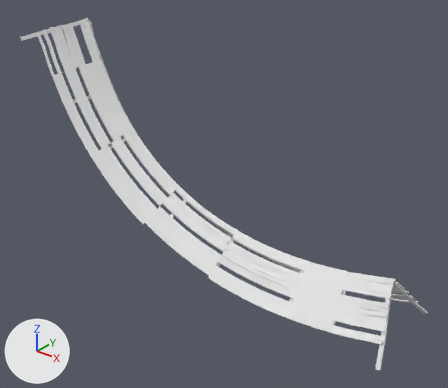
What one commit did to the FBX model csgo_addons/surf_castle/models/ramps/spawn/spawn.fbx.
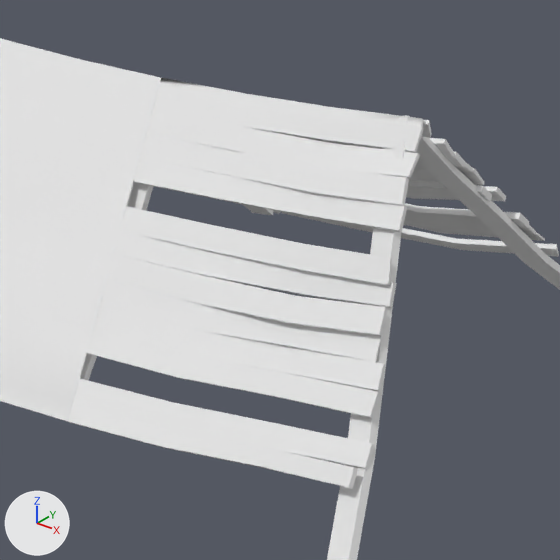
The first picture shows the older version from a 50 mm lens placed at (11.1, -29.5, 19.9), pointed at (-12.4, -0.1, 1.7). The close-ups show both versions on the part from 71% to 94% of the width and 66% to 92% of the height of that picture. The axes (+X, +Y, +Z) are drawn at lower left. The lights are the same throughout. Where no turn or scale is listed for an object, it has been applied to the vertices.

Objects in the first close-up: 'lev_ramp.023', 'spawn.004'.
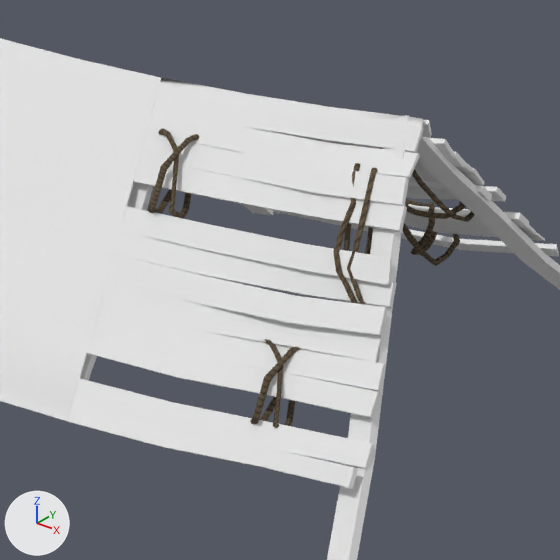
What differs and where, as boxes (x1, y1, x2, y2) in the close-ups (560 x 560 px):
'Cylinder.002', added: after (148, 128, 378, 428)
'Cylinder.003', added: after (380, 148, 475, 266)

The change, as a list of edits to the scene's bpy script:
```text
Add img_ulztacqs_2k_roughness_jpg:
    img_ulztacqs_2k_roughness_jpg = load_image('ulztacqs_2K_Roughness.jpg', '../../../materials/rope/ulztacqs_2K_Roughness.jpg', 256, 2048, 'Non-Color')
Add img_ulztacqs_2k_albedo_jpg:
    img_ulztacqs_2k_albedo_jpg = load_image('ulztacqs_2K_Albedo.jpg', '../../../materials/rope/ulztacqs_2K_Albedo.jpg', 256, 2048, 'sRGB')
Add mat_rope:
    mat_rope = bpy.data.materials.new('Rope')
    # uses the picture img_ulztacqs_2k_albedo_jpg
    # uses the picture img_ulztacqs_2k_roughness_jpg
Add me_cylinder_003:
    me_cylinder_003.from_pydata(...)  # 2399 vertices, 2394 faces; spans x -26.9..0.3, y 0.1..2.6, z -3.6..11.5
    me_cylinder_003.materials.append(mat_rope)
Add ob_cylinder_003:
    ob_cylinder_003 = bpy.data.objects.new('Cylinder.003', me_cylinder_003)
    ob_cylinder_003.location = (0.0, 0.0, 0.0)
Add ob_cylinder_002:
    ob_cylinder_002 = bpy.data.objects.new('Cylinder.002', me_cylinder_003.copy())
    ob_cylinder_002.location = (0.0, 0.0, 0.0)
    ob_cylinder_002.rotation_euler = (0.0, 3.142, 0.0)  # degrees (0, 180, 0)
    ob_cylinder_002.scale = (-1.0, -1.0, -1.0)
```
